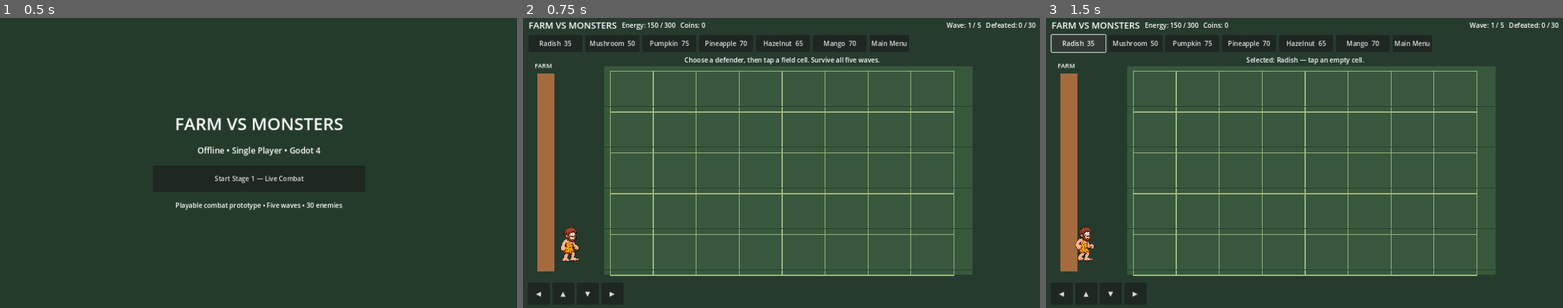
Above: before the commit, frames 1-3 (left to right).
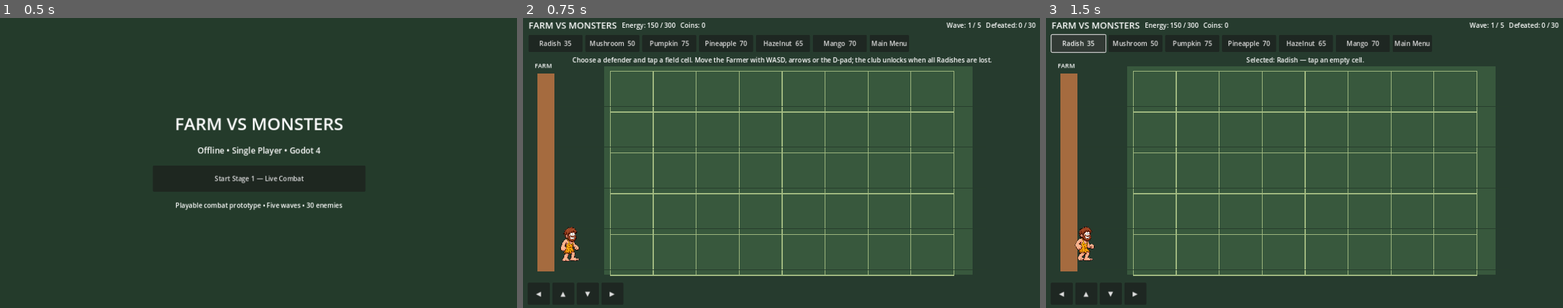
Above: after the commit, the same moments.

Repository: waelkamira/FarmVsMonsters
Game: Godot game, scene res://scenes/main.tscn
Two runs of this game, one before a commit and one after it. Both use one fixed random seed, a clock stepped at 60 frames per second and the inputs below.
Inputs:
- Up to frame 1 (0.5 s): no input
- Up to frame 2 (0.75 s): click "Start Stage 1 — Live Combat" at 0.5 s
- Up to frame 3 (1.5 s): click "Radish 35" at 1.25 s

Frame 1 is identical in both runs. In frame 2, 0.9% of the frame differs, in the area x 9-91%, y 13-16%; in frame 3, nothing differs.

Commit message:
Explain Farmer controls in the battle instructions

Diff:
--- a/godot/scripts/live_battle.gd
+++ b/godot/scripts/live_battle.gd
@@ -124,7 +124,7 @@
 	status_label.horizontal_alignment = HORIZONTAL_ALIGNMENT_CENTER
 	layout.add_child(status_label)
 	_refresh_hud()
-	status_label.text = "Choose a defender, then tap a field cell. Survive all five waves."
+	status_label.text = "Choose a defender and tap a field cell. Move the Farmer with WASD, arrows or the D-pad; the club unlocks when all Radishes are lost."
 	_build_farmer_controls()
 
 func _make_sheet_sprite(texture_path: String, columns: int, rows: int, fps: float,
